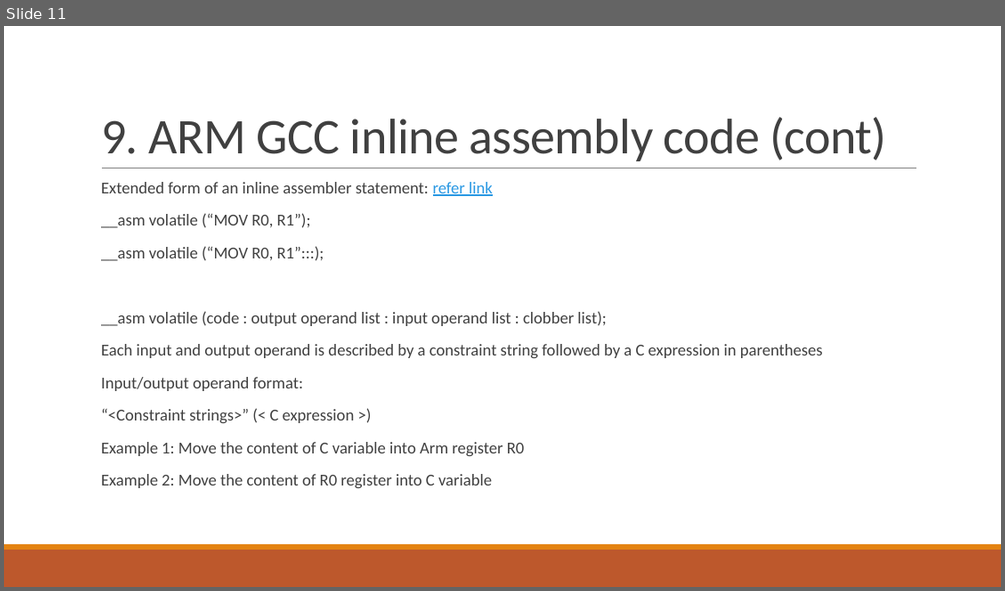
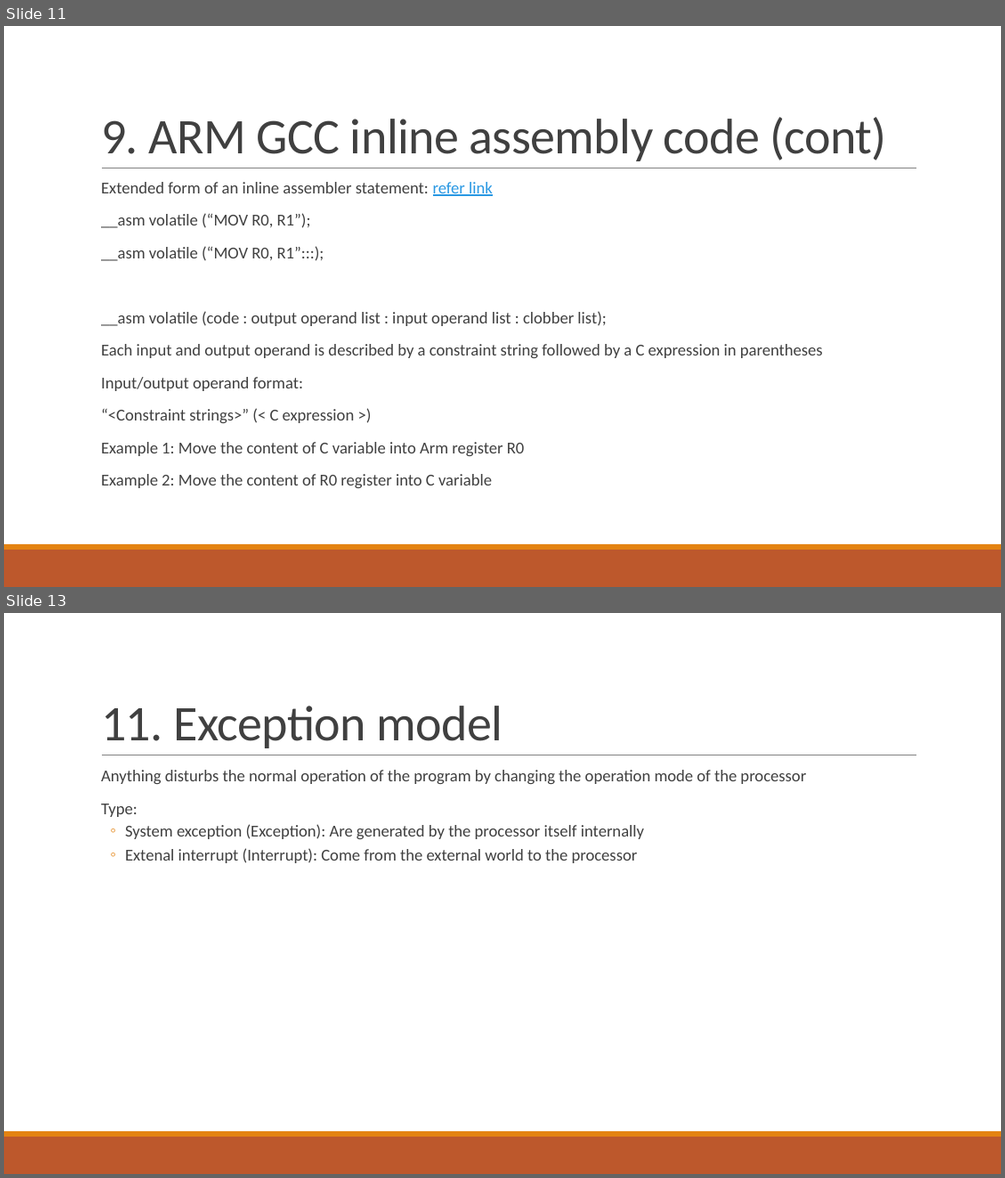
Before and after one commit to trungpowersystem/Musca-B1_bare_metal, a slide deck: Documents/Cortex M33.pptx. Shown one above the other, each under a label of ours: slide 11 before the commit, slides 11 and 13 after it; the slides between them are not shown. The pictures are 1005x591 and 1005x1178 pixels, drawn with LibreOffice and Linux fonts; fonts in the diff are those of the drawing. Boxes give left, top, right and bottom in pixels: in the first picture for what was removed or moved away, otherwise in the second. Text is boxed around its words. In the diff, an @@ line names an element or a change of style, - is before the commit and + after.

```diff
--- a/Documents/Cortex M33.pptx
+++ b/Documents/Cortex M33.pptx
@@ slide 13 added at (4, 613, 1001, 1174), background #FFFFFF; not listed: 3 template elements that a slide beside it also shows @@
@@ title added at (101, 706, 503, 748), 48 pt, text #404040 @@
+11. Exception model
@@ text added at (101, 770, 806, 863), 16 pt, text #404040 @@
+  Anything disturbs the normal operation of the program by changing the operation mode of the processor
+  Type:
+  ◦ System exception (Exception): Are generated by the processor itself internally
+  ◦ Extenal interrupt (Interrupt): Come from the external world to the processor
```
Also in this commit, not shown: 4 other slides added, 6 other files.
